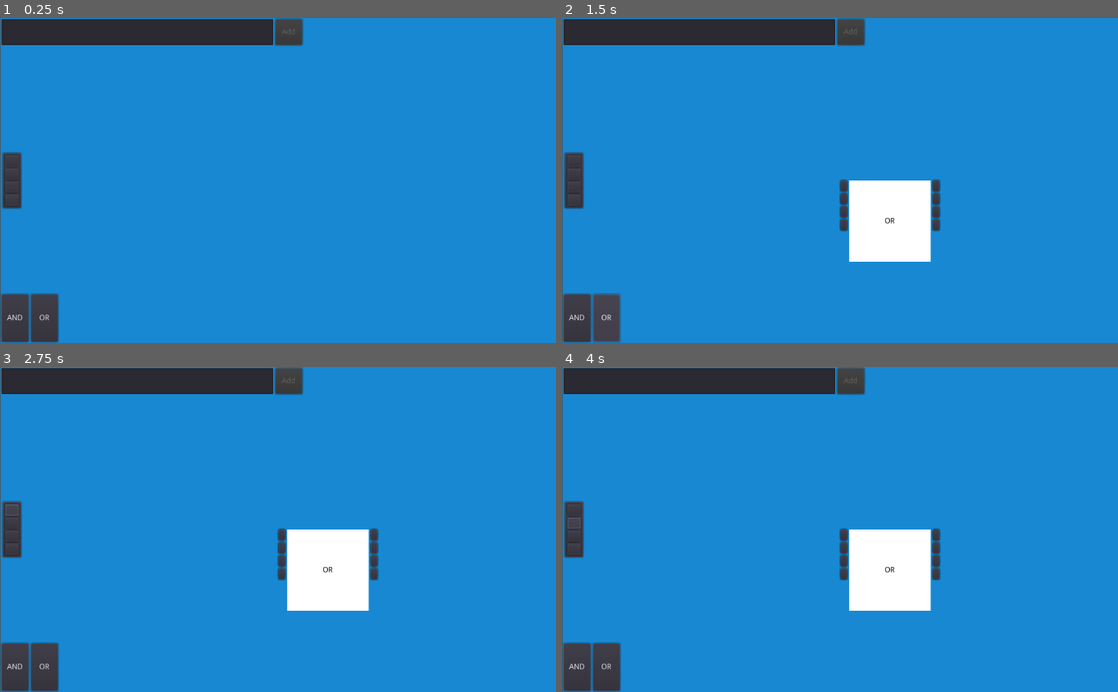
Above: before the commit, frames 1-4 (two rows, left to right).
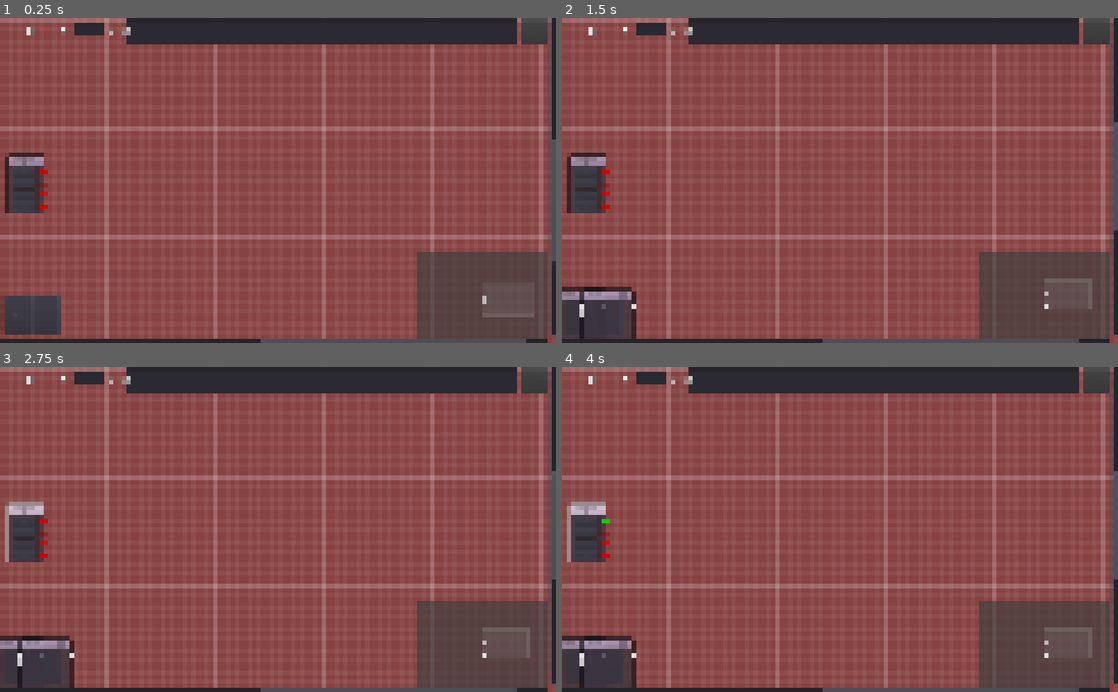
Above: after the commit, the same moments.

Repository: BWalby/LogicGates
Game: Godot game, scene res://SandBox.tscn
Same seed, same stepped clock (60 frames per second), same inputs: the game is played once before the commit and once after it.
Inputs (mouse positions are in pixels of both pictures, inside the frame that each line leads up to):
- Up to frame 1 (0.25 s): no input
- Up to frame 2 (1.5 s): click "AND" at 0.5 s; click "OR" at 1.25 s
- Up to frame 3 (2.75 s): click (11, 510) at 2.02 s
- Up to frame 4 (4 s): click (589, 519) at 2.75 s, where only the run after the commit has a clickable "A"; click (573, 523) at 3.52 s

The runs differ from the first frame. In frame 1, 96% of the frame differs, in the area x 0-100%, y 0-100%; in frame 2, 96%; in frame 3, 96%; in frame 4, 96%.

Commit message:
Decoupled toolbox from sandbox. Drag and drop gates. Toolbox button creation added. Added slot setup for gates, creation and removal. Added inputs control, toggle states and UI feedback.

Diff:
--- /dev/null
+++ b/CharMapper.gd
@@ -0,0 +1,8 @@
+extends Object
+
+class_name CharMapper
+
+const characters = ["A", "B", "C", "D", "E", "F", "G", "H", "I", "J", "K", "L"]
+
+static func int_to_char(input: int) -> String:
+	return characters[input]
--- /dev/null
+++ b/CustomGraphNode.gd
@@ -0,0 +1,37 @@
+extends GraphNode
+
+class_name CustomGraphNode
+
+signal graph_node_close(node)
+
+var input_count: int
+var output_count: int
+
+func setup(title_text: String, inputs: int, outputs: int):
+	title = title_text
+	self.input_count = inputs
+	self.output_count = outputs
+	setup_slots(inputs, outputs)
+	setup_labels(inputs)
+
+func setup_slots(count: int, outputs: int) -> void:
+	for i in count:
+		var is_output = i < outputs
+		setup_slot(i, is_output)
+
+func setup_slot(index: int, is_output: bool) -> void:
+#	var is_root_node := true;
+	var input_colour := Color.white
+	var input_type = 0
+	var output_colour = Color.white
+	var output_type = 0
+	set_slot(index, true, input_type, input_colour, is_output, output_type, output_colour)
+
+func setup_labels(inputs: int) -> void:
+	for i in inputs:
+		var label: Label = Label.new()
+		label.text = CharMapper.int_to_char(i)
+		add_child(label)
+
+func _on_GraphNode_close_request():
+	emit_signal("graph_node_close", self)
--- /dev/null
+++ b/GraphNode.tscn
@@ -0,0 +1,13 @@
+[gd_scene load_steps=2 format=2]
+
+[ext_resource path="res://CustomGraphNode.gd" type="Script" id=1]
+
+[node name="GraphNode" type="GraphNode"]
+margin_right = 100.0
+margin_bottom = 100.0
+show_close = true
+script = ExtResource( 1 )
+__meta__ = {
+"_edit_use_anchors_": false
+}
+[connection signal="close_request" from="." to="." method="_on_GraphNode_close_request"]
--- a/IC.gd
+++ /dev/null
@@ -1,19 +0,0 @@
-extends HBoxContainer
-
-class_name IC
-
-export var gate_name: String
-onready var label = $"ColorRect/Label"
-
-func _ready():
-	label.text = gate_name
-
-func set_gate_name(name: String):
-	gate_name = name.to_upper()
-	if label != null:
-		label.text = gate_name
-
-
-# Called every frame. 'delta' is the elapsed time since the previous frame.
-#func _process(delta):
-#	pass
--- a/IC.tscn
+++ /dev/null
@@ -1,81 +0,0 @@
-[gd_scene load_steps=2 format=2]
-
-[ext_resource path="res://IC.gd" type="Script" id=1]
-
-[node name="HBoxContainer" type="HBoxContainer"]
-margin_right = 300.0
-margin_bottom = 150.0
-script = ExtResource( 1 )
-__meta__ = {
-"_edit_use_anchors_": false
-}
-
-[node name="VBoxContainer" type="VBoxContainer" parent="."]
-margin_right = 12.0
-margin_bottom = 150.0
-
-[node name="Button" type="Button" parent="VBoxContainer"]
-margin_right = 12.0
-margin_bottom = 20.0
-
-[node name="Button2" type="Button" parent="VBoxContainer"]
-margin_top = 24.0
-margin_right = 12.0
-margin_bottom = 44.0
-
-[node name="Button3" type="Button" parent="VBoxContainer"]
-margin_top = 48.0
-margin_right = 12.0
-margin_bottom = 68.0
-
-[node name="Button4" type="Button" parent="VBoxContainer"]
-margin_top = 72.0
-margin_right = 12.0
-margin_bottom = 92.0
-
-[node name="ColorRect" type="ColorRect" parent="."]
-margin_left = 16.0
-margin_right = 166.0
-margin_bottom = 150.0
-rect_min_size = Vector2( 150, 0 )
-
-[node name="Label" type="Label" parent="ColorRect"]
-anchor_left = 0.5
-anchor_top = 0.5
-anchor_right = 0.5
-anchor_bottom = 0.5
-margin_left = -14.0
-margin_top = -32.5
-margin_right = 14.0
-margin_bottom = 32.5
-custom_colors/font_color = Color( 0, 0, 0, 1 )
-text = "TEST"
-align = 1
-valign = 1
-__meta__ = {
-"_edit_use_anchors_": false
-}
-
-[node name="VBoxContainer2" type="VBoxContainer" parent="."]
-margin_left = 170.0
-margin_right = 182.0
-margin_bottom = 150.0
-
-[node name="Button" type="Button" parent="VBoxContainer2"]
-margin_right = 12.0
-margin_bottom = 20.0
-
-[node name="Button2" type="Button" parent="VBoxContainer2"]
-margin_top = 24.0
-margin_right = 12.0
-margin_bottom = 44.0
-
-[node name="Button3" type="Button" parent="VBoxContainer2"]
-margin_top = 48.0
-margin_right = 12.0
-margin_bottom = 68.0
-
-[node name="Button4" type="Button" parent="VBoxContainer2"]
-margin_top = 72.0
-margin_right = 12.0
-margin_bottom = 92.0
--- a/Inputs.gd
+++ b/Inputs.gd
@@ -1,28 +1,41 @@
-extends PanelContainer
+extends GraphNode
 
-# Called when the node enters the scene tree for the first time.
+const INIT_COLOUR: Color = Color.white
+const ON_COLOUR: Color = Color.green
+const OFF_COLOUR: Color = Color.red
+
+var states = [false, false, false, false]
+
 func _ready():
-	pass # Replace with function body.
+	init_slots()
 
+func init_slots():
+	for i in range(states.size()):
+		var state = states[i]
+		setup_output_slot(i, map_state_to_colour(state))
 
-# Called every frame. 'delta' is the elapsed time since the previous frame.
-#func _process(delta):
-#	pass
+func toggle_state(index: int) -> bool:
+	states[index] = !states[index]
+	return states[index]
 
-func process_input_press(index: int):
-	print("input" + str(index))
+func setup_output_slot(index: int, colour: Color):
+	set_slot(index, false, -1, Color.pink, true, 0, colour)
 
+func set_output_state(index: int):
+	var state = toggle_state(index)
+	setup_output_slot(index, map_state_to_colour(state))
 
-func _on_InputButton1_button_up():
-	process_input_press(0)
+func map_state_to_colour(state) -> Color:
+	return ON_COLOUR if state else OFF_COLOUR
 
-func _on_InputButton2_button_up():
-	process_input_press(1)
+func _on_InputAButton_pressed():
+	set_output_state(0)
 
+func _on_InputBButton_pressed():
+	set_output_state(1)
 
-func _on_InputButton3_button_up():
-	process_input_press(2)
+func _on_InputCButton_pressed():
+	set_output_state(2)
 
-
-func _on_InputButton4_button_up():
-	process_input_press(3)
+func _on_InputDButton_pressed():
+	set_output_state(3)
--- a/Inputs.tscn
+++ b/Inputs.tscn
@@ -2,43 +2,66 @@
 
 [ext_resource path="res://Inputs.gd" type="Script" id=1]
 
-[node name="PanelContainer" type="PanelContainer"]
-margin_top = 96.0
-margin_right = 40.0
-margin_bottom = 110.0
+[node name="GraphNode" type="GraphNode"]
+margin_right = 32.0
+margin_bottom = 30.0
+slot/0/left_enabled = false
+slot/0/left_type = 0
+slot/0/left_color = Color( 1, 1, 1, 1 )
+slot/0/right_enabled = true
+slot/0/right_type = 0
+slot/0/right_color = Color( 1, 1, 1, 1 )
+slot/1/left_enabled = false
+slot/1/left_type = 0
+slot/1/left_color = Color( 1, 1, 1, 1 )
+slot/1/right_enabled = true
+slot/1/right_type = 0
+slot/1/right_color = Color( 1, 1, 1, 1 )
+slot/2/left_enabled = false
+slot/2/left_type = 0
+slot/2/left_color = Color( 1, 1, 1, 1 )
+slot/2/right_enabled = true
+slot/2/right_type = 0
+slot/2/right_color = Color( 1, 1, 1, 1 )
+slot/3/left_enabled = false
+slot/3/left_type = 0
+slot/3/left_color = Color( 1, 1, 1, 1 )
+slot/3/right_enabled = true
+slot/3/right_type = 0
+slot/3/right_color = Color( 1, 1, 1, 1 )
 script = ExtResource( 1 )
 __meta__ = {
 "_edit_use_anchors_": false
 }
 
-[node name="VBoxContainer" type="VBoxContainer" parent="."]
-margin_left = 7.0
-margin_top = 7.0
-margin_right = 33.0
-margin_bottom = 99.0
-__meta__ = {
-"_edit_use_anchors_": false
-}
+[node name="InputAButton" type="Button" parent="."]
+margin_left = 16.0
+margin_top = 24.0
+margin_right = 38.0
+margin_bottom = 44.0
+text = "A"
 
-[node name="InputButton1" type="Button" parent="VBoxContainer"]
-margin_right = 26.0
-margin_bottom = 20.0
+[node name="InputBButton" type="Button" parent="."]
+margin_left = 16.0
+margin_top = 45.0
+margin_right = 38.0
+margin_bottom = 65.0
+text = "B"
 
-[node name="InputButton2" type="Button" parent="VBoxContainer"]
-margin_top = 24.0
-margin_right = 26.0
-margin_bottom = 44.0
+[node name="InputCButton" type="Button" parent="."]
+margin_left = 16.0
+margin_top = 66.0
+margin_right = 38.0
+margin_bottom = 86.0
+text = "C"
 
-[node name="InputButton3" type="Button" parent="VBoxContainer"]
-margin_top = 48.0
-margin_right = 26.0
-margin_bottom = 68.0
-
-[node name="InputButton4" type="Button" parent="VBoxContainer"]
-margin_top = 72.0
-margin_right = 26.0
-margin_bottom = 92.0
-[connection signal="button_up" from="VBoxContainer/InputButton1" to="." method="_on_InputButton1_button_up"]
-[connection signal="button_up" from="VBoxContainer/InputButton2" to="." method="_on_InputButton2_button_up"]
-[connection signal="button_up" from="VBoxContainer/InputButton3" to="." method="_on_InputButton3_button_up"]
-[connection signal="button_up" from="VBoxContainer/InputButton4" to="." method="_on_InputButton4_button_up"]
+[node name="InputDButton" type="Button" parent="."]
+margin_left = 16.0
+margin_top = 87.0
+margin_right = 38.0
+margin_bottom = 107.0
+text = "D"
+[connection signal="pressed" from="InputAButton" to="." method="_on_InputAButton_pressed"]
+[connection signal="pressed" from="InputBButton" to="." method="_on_InputBButton_pressed"]
+[connection signal="pressed" from="InputCButton" to="." method="_on_InputCButton_pressed"]
+[connection signal="pressed" from="InputDButton" to="." method="_on_InputDButton_pressed"]
--- a/SandBox.gd
+++ b/SandBox.gd
@@ -1,29 +1,66 @@
-extends ColorRect
+extends GraphEdit
+
+const GRAPH_NODE = preload("res://GraphNode.tscn")
+const GRAPH_NODE_CLOSE_EVENT = "graph_node_close"
 
 onready var add_gate_button = $AddGateHBox/AddGateButton
-onready var gate_name_textbox = $AddGateHBox/GateNameTextBox
+onready var gate_name_line_edit = $AddGateHBox/GateNameLineEdit
 onready var toolbox = $"Toolbox"
 
-# Called when the node enters the scene tree for the first time.
 func _ready():
 	toolbox.connect("gate_clicked", self, "create_gate_node")
+	OS.low_processor_usage_mode = true
 
-func _on_AddGateButton_button_up():
-	var input = gate_name_textbox.text.to_upper()
-	gate_name_textbox.text	= ""
+func process_gate_name_submitted() -> void:
+	var input = gate_name_line_edit.text.to_upper()
+	gate_name_line_edit.text = ""
+	add_gate_button.disabled = true
 	$Toolbox.add_gate(input)
 
-func _on_GateNameTextBox_text_changed():
-	add_gate_button.disabled = gate_name_textbox.text == ""
+func create_gate_node(name: String, input_count: int, output_count: int) -> void:
+	var node: CustomGraphNode = GRAPH_NODE.instance()
+	node.setup(name, input_count, output_count)
+	node.connect(GRAPH_NODE_CLOSE_EVENT, self, "on_graph_node_closed")
+	add_child(node)
+	move_gate_to_mouse(node)
 
-func create_gate_node(name: String):
-	print("adding node: " + name)
-	var scene = load("res://IC.tscn")
-	var gate_node: IC = scene.instance()
 
-	gate_node.set_gate_name(name)
-	gate_node.anchor_top = 0.5
-	gate_node.anchor_bottom = 0.5
-	gate_node.anchor_left = 0.5
-	gate_node.anchor_right = 0.5
-	add_child(gate_node)
+func move_gate_to_mouse(node: GraphNode) -> void:
+	var node_size_halved = node.rect_size / 2.0
+	var location = get_local_mouse_position() - node_size_halved
+	node.offset = location
+
+func is_name_valid(text) -> bool:
+	return text != ""
+
+func _on_GateNameLineEdit_text_entered(new_text) -> void:
+	if is_name_valid(new_text):
+		process_gate_name_submitted()
+
+func _on_AddGateButton_button_up() -> void:
+	process_gate_name_submitted()
+
+func _on_GateNameLineEdit_text_changed(new_text) -> void:
+	add_gate_button.disabled = !is_name_valid(new_text)
+
+# connection list entry example:
+# { from_port: 0, from: "GraphNode name 0", to_port: 1, to: "GraphNode name 1" }
+const TO_NODE_FIELD_ID: String = "to"
+const TO_PORT_FIELD_ID: String = "to_port"
+
+func is_graph_node_input_slot_populated(node_name: String, slot_index: int):
+	var list = self.get_connection_list()
+
+	for entry in list:
+		if entry[TO_NODE_FIELD_ID] == node_name && entry[TO_PORT_FIELD_ID] == slot_index:
+			return true
+
+	return false
+
+func _on_GraphEdit_connection_request(from, from_slot, to, to_slot) -> void:
+	if !is_graph_node_input_slot_populated(to, to_slot):
+		connect_node(from, from_slot, to, to_slot)
+
+func on_graph_node_closed(node: GraphNode):
+	node.disconnect(GRAPH_NODE_CLOSE_EVENT, self, "on_graph_node_closed")
+	remove_child(node)
--- a/SandBox.tscn
+++ b/SandBox.tscn
@@ -1,17 +1,19 @@
-[gd_scene load_steps=4 format=2]
+[gd_scene load_steps=5 format=2]
 
 [ext_resource path="res://Inputs.tscn" type="PackedScene" id=1]
 [ext_resource path="res://Toolbox.gd" type="Script" id=2]
 [ext_resource path="res://SandBox.gd" type="Script" id=3]
 
-[node name="ColorRect" type="ColorRect"]
+[sub_resource type="StyleBoxFlat" id=1]
+bg_color = Color( 0.533333, 0.262745, 0.262745, 1 )
+
+[node name="GraphEdit" type="GraphEdit"]
 anchor_right = 1.0
 anchor_bottom = 1.0
-margin_left = 1.05945
-margin_right = 1.05945
-color = Color( 0.0980392, 0.537255, 0.827451, 1 )
+custom_styles/bg = SubResource( 1 )
 script = ExtResource( 3 )
 __meta__ = {
+"_edit_lock_": true,
 "_edit_use_anchors_": false
 }
 
@@ -19,9 +21,10 @@
 anchor_top = 0.85
 anchor_right = 1.0
 anchor_bottom = 1.0
-margin_left = 2.0
-margin_right = -2.0
-margin_bottom = -2.0
+margin_left = 5.0
+margin_top = 1.05945
+margin_right = -15.0
+margin_bottom = -15.0
 rect_min_size = Vector2( 0, 50 )
 script = ExtResource( 2 )
 __meta__ = {
@@ -30,50 +33,51 @@
 
 [node name="AndButton" type="Button" parent="Toolbox"]
 margin_right = 50.0
-margin_bottom = 88.0
+margin_bottom = 73.0
 rect_min_size = Vector2( 50, 0 )
 text = "AND"
 
 [node name="OrButton" type="Button" parent="Toolbox"]
 margin_left = 54.0
 margin_right = 104.0
-margin_bottom = 88.0
+margin_bottom = 73.0
 rect_min_size = Vector2( 50, 0 )
 text = "OR"
 
-[node name="PanelContainer" parent="." instance=ExtResource( 1 )]
-anchor_top = 0.5
-anchor_bottom = 0.5
-margin_left = 2.0
-margin_top = -53.0
-margin_bottom = 53.0
-
 [node name="AddGateHBox" type="HBoxContainer" parent="."]
 anchor_right = 1.0
-margin_left = 2.0
-margin_top = 2.0
-margin_right = 2.0
+margin_left = 230.0
+margin_top = 3.05945
+margin_right = -15.0
 margin_bottom = 50.0
 __meta__ = {
 "_edit_use_anchors_": false
 }
 
-[node name="GateNameTextBox" type="TextEdit" parent="AddGateHBox"]
-margin_right = 500.0
-margin_bottom = 48.0
-rect_min_size = Vector2( 500, 0 )
-__meta__ = {
-"_edit_use_anchors_": false
-}
+[node name="GateNameLineEdit" type="LineEdit" parent="AddGateHBox"]
+margin_right = 725.0
+margin_bottom = 46.0
+size_flags_horizontal = 3
 
 [node name="AddGateButton" type="Button" parent="AddGateHBox"]
-margin_left = 504.0
-margin_right = 554.0
-margin_bottom = 48.0
+margin_left = 729.0
+margin_right = 779.0
+margin_bottom = 46.0
 rect_min_size = Vector2( 50, 0 )
 disabled = true
 text = "Add"
+
+[node name="GraphNode" parent="." instance=ExtResource( 1 )]
+margin_left = 10.0
+margin_top = 250.0
+margin_right = 83.0
+margin_bottom = 363.0
+mouse_filter = 1
+title = "Inputs"
+offset = Vector2( 10, 250 )
+[connection signal="connection_request" from="." to="." method="_on_GraphEdit_connection_request"]
 [connection signal="button_up" from="Toolbox/AndButton" to="Toolbox" method="_on_AndButton_button_up"]
 [connection signal="button_up" from="Toolbox/OrButton" to="Toolbox" method="_on_OrButton_button_up"]
-[connection signal="text_changed" from="AddGateHBox/GateNameTextBox" to="." method="_on_GateNameTextBox_text_changed"]
+[connection signal="text_changed" from="AddGateHBox/GateNameLineEdit" to="." method="_on_GateNameLineEdit_text_changed"]
+[connection signal="text_entered" from="AddGateHBox/GateNameLineEdit" to="." method="_on_GateNameLineEdit_text_entered"]
 [connection signal="button_up" from="AddGateHBox/AddGateButton" to="." method="_on_AddGateButton_button_up"]
--- a/Toolbox.gd
+++ b/Toolbox.gd
@@ -3,34 +3,32 @@
 var gates = []
 const MIN_GATE_BUTTON_WIDTH := 50
 
-signal gate_clicked (name)
+signal gate_clicked (name, input_count, output_count)
 
 # Called when the node enters the scene tree for the first time.
 func _ready():
 	pass # Replace with function body.
 
-func load_gates():
+func load_gates() -> void:
 	pass
 
-func add_gate(name: String):
-#	gates.append(gate)
+func add_gate(name: String) -> void:
 	var button = create_gate_button(name)
 	print("adding")
 	$".".add_child(button)
 	print("added")
 
-func create_gate_button(name):
+func create_gate_button(name) -> Button:
 	var gate_button = Button.new()
 	gate_button.text = name
 	gate_button.rect_min_size = Vector2(MIN_GATE_BUTTON_WIDTH, 0)
 	gate_button.connect("button_up", self, "process_gate_button_press", [name])
 	return gate_button
 
-func process_gate_button_press(name: String):
-	emit_signal("gate_clicked", name)
 
 func _on_AndButton_button_up():
-	process_gate_button_press("AND")
+	emit_signal("gate_clicked", "AND", 2, 1)
+
 
 func _on_OrButton_button_up():
-	process_gate_button_press("OR")
+	emit_signal("gate_clicked", "OR", 2, 1)
--- a/project.godot
+++ b/project.godot
@@ -9,13 +9,19 @@
 config_version=4
 
 _global_script_classes=[ {
-"base": "HBoxContainer",
-"class": "IC",
+"base": "Object",
+"class": "CharMapper",
 "language": "GDScript",
-"path": "res://IC.gd"
+"path": "res://CharMapper.gd"
+}, {
+"base": "GraphNode",
+"class": "CustomGraphNode",
+"language": "GDScript",
+"path": "res://CustomGraphNode.gd"
 } ]
 _global_script_class_icons={
-"IC": ""
+"CharMapper": "",
+"CustomGraphNode": ""
 }
 
 [application]
